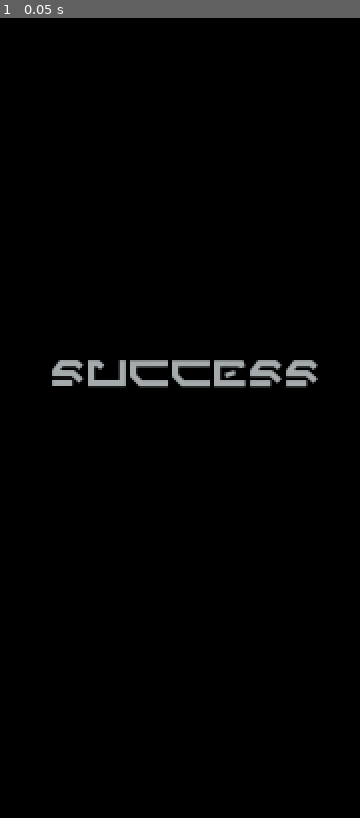
Above: before the commit, frame 1.
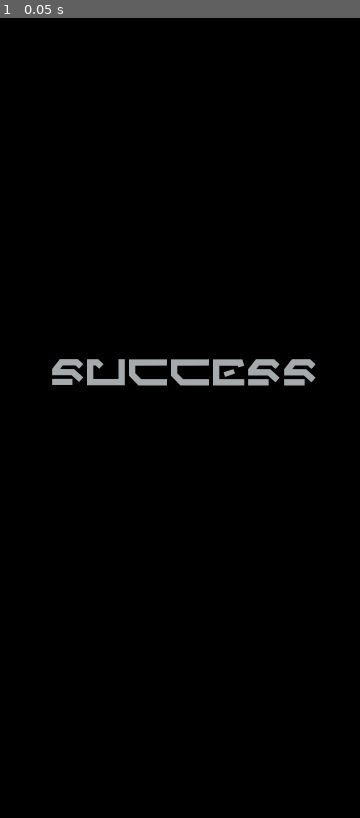
Above: after the commit, the same moment.

Repository: esburch/coolant-stabilizer
Game: Godot game, scene res://success.tscn
Two runs of this game, one before a commit and one after it. Both use one fixed random seed, a clock stepped at 60 frames per second and the inputs below. This scene is started directly instead of the project's main scene.
Inputs:
- Up to frame 1 (0.05 s): no input

The runs differ from the first frame. In frame 1, 0.9% of the frame differs, in the area x 14-89%, y 42-47%.

Commit message:
Update resizability

Diff:
--- a/project.godot
+++ b/project.godot
@@ -18,7 +18,8 @@
 
 window/size/width=360
 window/size/height=800
-window/size/resizable=false
+window/handheld/orientation="portrait"
+window/stretch/mode="2d"
 
 [global]
 
--- a/success.tscn
+++ b/success.tscn
@@ -4,7 +4,7 @@
 [ext_resource path="res://AurebeshEnglishRegular-rjeO.ttf" type="DynamicFontData" id=2]
 
 [sub_resource type="DynamicFont" id=1]
-size = 20
+size = 40
 font_data = ExtResource( 2 )
 
 [node name="Control" type="Control"]
@@ -22,7 +22,6 @@
 margin_top = 338.0
 margin_right = 185.0
 margin_bottom = 357.0
-rect_scale = Vector2( 2, 2 )
 custom_colors/font_color = Color( 0.647059, 0.666667, 0.67451, 1 )
 custom_fonts/font = SubResource( 1 )
 text = "Success"
